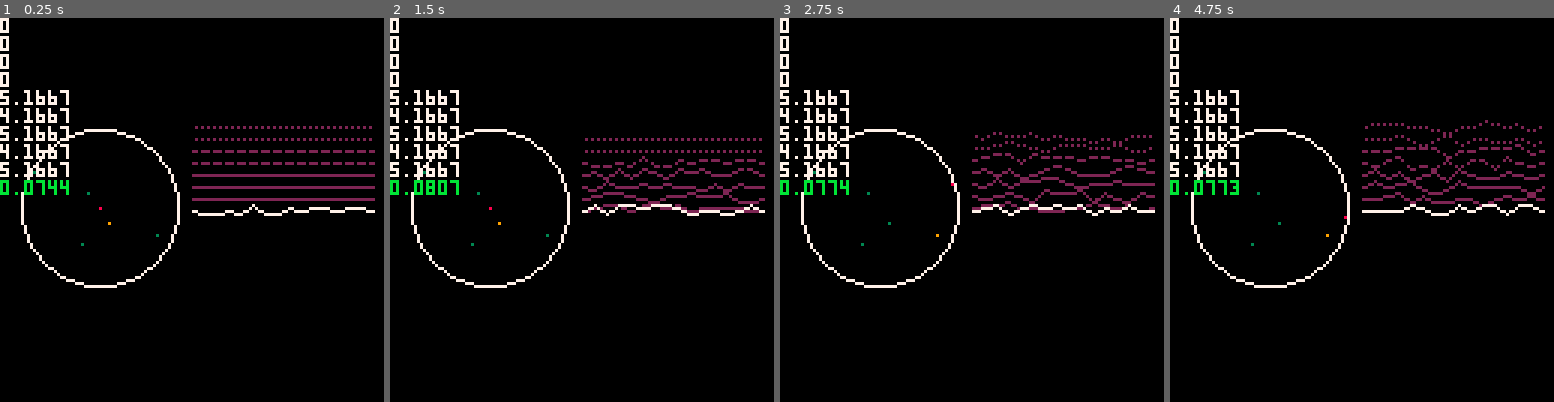
Above: before the commit, frames 1-4 (left to right).
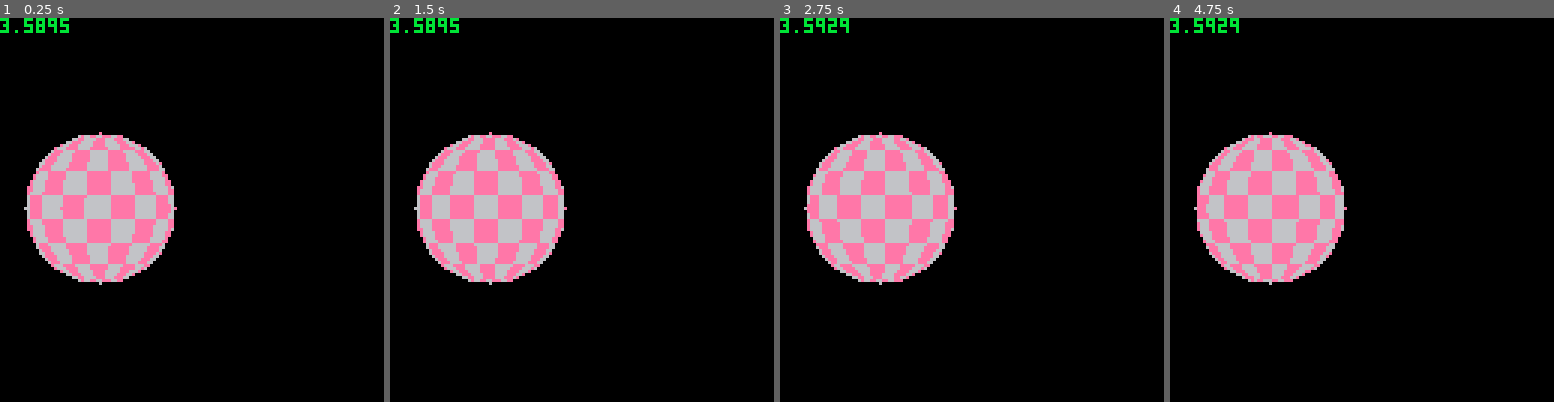
Above: after the commit, the same moments.

Repository: GerodruS/scanner8
Game: PICO-8 cartridge game.p8
The game is run twice, just before and just after one commit, with the same random seed, the same clock (stepped at 60 frames per second) and the same inputs.
Inputs:
- Up to frame 1 (0.25 s): no input
- Up to frame 2 (1.5 s): tap X (X key) at 0.33, 1.07 s
- Up to frame 3 (2.75 s): hold Right 1.6-2.1 s; tap X (X key) at 1.85 s; hold Up 2.15-2.42 s; hold Right from 2.47 s (still down)
- Up to frame 4 (4.75 s): tap X (X key) at 2.97, 4.08 s; release Right at 3.03 s; hold Left 3.08-3.58 s; hold Down 3.63-3.97 s; hold Right 4.02-4.68 s; hold Up from 4.73 s (still down)

The runs differ from the first frame. In frame 1, 17% of the frame differs, in the area x 0-98%, y 0-71%; in frame 2, 17%; in frame 3, 17%; in frame 4, 17%.

Commit message:
Added first version of planet

Diff:
--- a/game.p8
+++ b/game.p8
@@ -51,6 +51,10 @@
 
 function _draw()
  cls()
+
+ draw_planet(planet_center,planet_radius)
+ if (true) color(11) print(stat(1)) return
+
 -- pset(planet_center[1],planet_center[2],7)
  circ(planet_center[1],planet_center[2],planet_radius+1,7)
 
@@ -77,6 +81,8 @@
  pset(scanner_pos[1],scanner_pos[2],8)
 
  draw_graph(resources)
+
+ color(11) print(stat(1))
 end
 
 function draw_graph(resources)
@@ -140,8 +146,6 @@
  end
  pos[2]=y
  draw_signal(signals[1],pos,7)
-
- color(11) print(stat(1))
 end
 
 function draw_signal(signal,pos,clr)
@@ -284,6 +288,58 @@
  end
  return r
 end
+-->8
+function draw_planet(center,radius)
+ local left=center[1]-radius
+ local right=center[1]+radius
+ local top=center[2]-radius
+ local bottom=center[2]+radius
+
+-- color(7)
+-- print(left)
+-- print(right)
+-- print(top)
+-- print(bottom)
+
+ for x=left,right do
+  for y=top,bottom do
+   local px=2*(x-left)/(right-left)-1
+   local py=2*(y-top)/(bottom-top)-1
+   local d2=px*px+py*py
+   if d2<=1 then
+--    px/=sqrt(1-py*py)
+    px=asin(px/sqrt(1-py*py))*2/3.141592653589
+				py=asin(py)*2/3.141592653589
+    local u=time()*1+(px+1)*(64/2)
+    local v=(py+1)*(64/2)
+    local clr=get_planet_pixel(u,v)
+    pset(x,y,clr)
+   end
+  end
+ end
+end
+
+function get_planet_pixel(x,y)
+ if (flr(x/7)+flr(y/7))%2==0 then
+  return 6
+ else
+  return 14
+ end
+end
+
+function asin(x)
+	local negate = (x < 0 and 1.0 or 0.0)
+	x = abs(x)
+	local ret = -0.0187293
+	ret *= x
+	ret += 0.0742610
+	ret *= x
+	ret -= 0.2121144
+	ret *= x
+	ret += 1.5707288
+	ret = 3.14159265358979*0.5 - sqrt(1.0 - x)*ret
+	return ret - 2 * negate * ret
+end
 __gfx__
 00000000000000000000000000000000000000000000000000000000000000000000000000000000000000000000000000000000000000000000000000000000
 00000000000000000000000000000000000000000000000000000000000000000000000000000000000000000000000000000000000000000000000000000000
